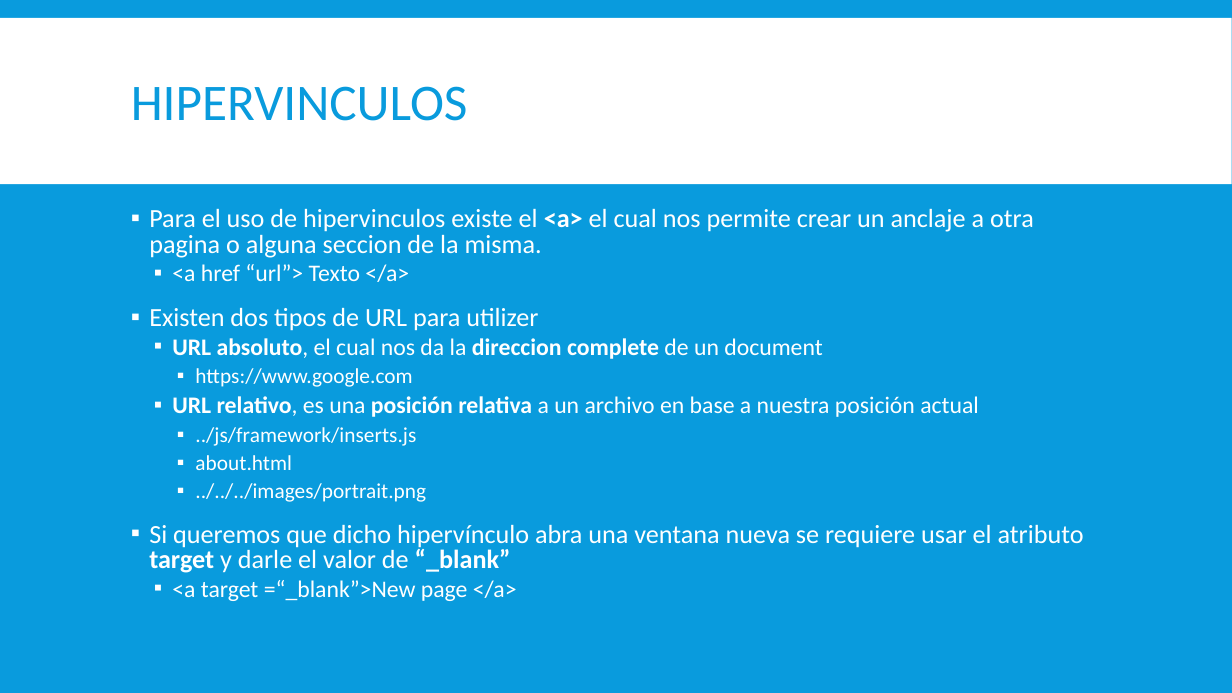
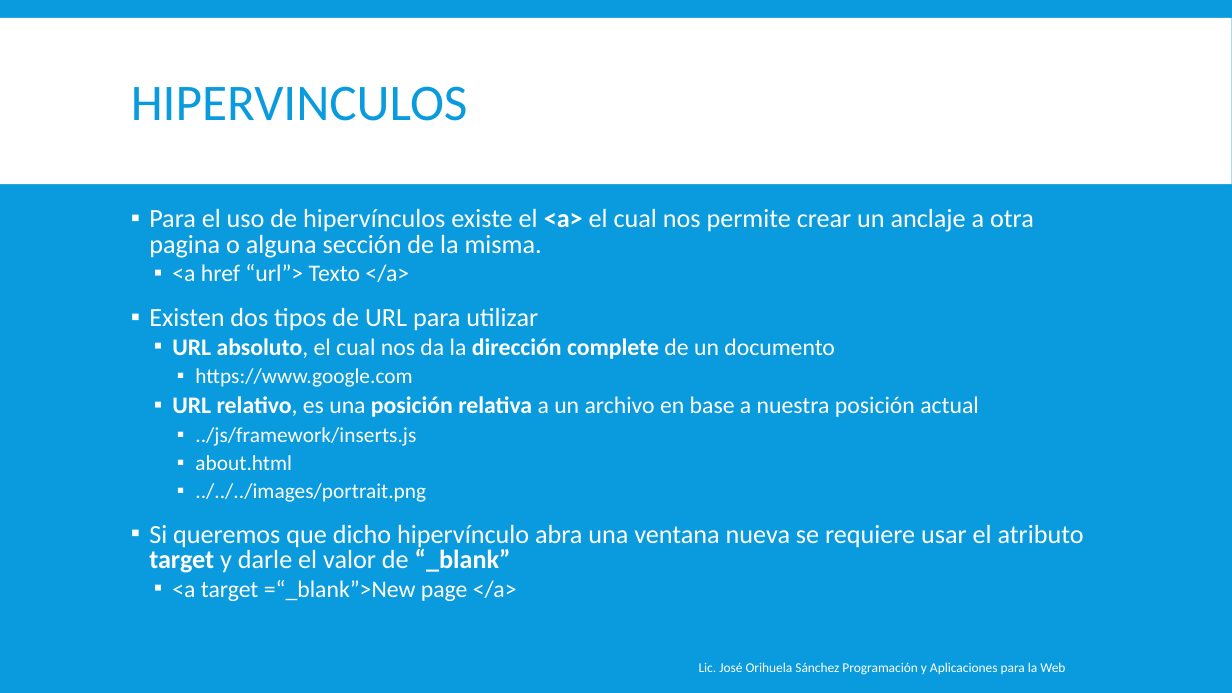
Before and after one commit to magoclown/PAPW, a slide deck: slide 11 of Presentaciones/Primer Parcial/DISEÑO WEB.pptx. Drawn at 1232x693 pixels with LibreOffice and Linux fonts; fonts in the diff are those of the drawing. Boxes give left, top, right and bottom in pixels: in the first picture for what was removed or moved away, otherwise in the second. Text is boxed around its words. In the diff, an @@ line names an element or a change of style, - is before the commit and + after.

Commit message:
Correccion de typos

```diff
--- a/Presentaciones/Primer Parcial/DISEÑO WEB.pptx
+++ b/Presentaciones/Primer Parcial/DISEÑO WEB.pptx
@@ text at [149, 208, 1034, 258]: text changed @@
-▪ Para el uso de hipervinculos existe el <a> el cual nos permite crear un anclaje a otra pagina o alguna seccion de la misma.
+▪ Para el uso de hipervínculos existe el <a> el cual nos permite crear un anclaje a otra pagina o alguna sección de la misma.
@@ text at [149, 307, 835, 359]: text changed @@
-▪ Existen dos tipos de URL para utilizer
-  ▪ URL absoluto, el cual nos da la direccion complete de un document
+▪ Existen dos tipos de URL para utilizar
+  ▪ URL absoluto, el cual nos da la dirección complete de un documento
@@ text added at [699, 662, 1065, 675], 10.5 pt, text #FFFFFF @@
+Lic. José Orihuela Sánchez Programación y Aplicaciones para la Web
```
Also in this commit, not shown: 25 other slides changed.
